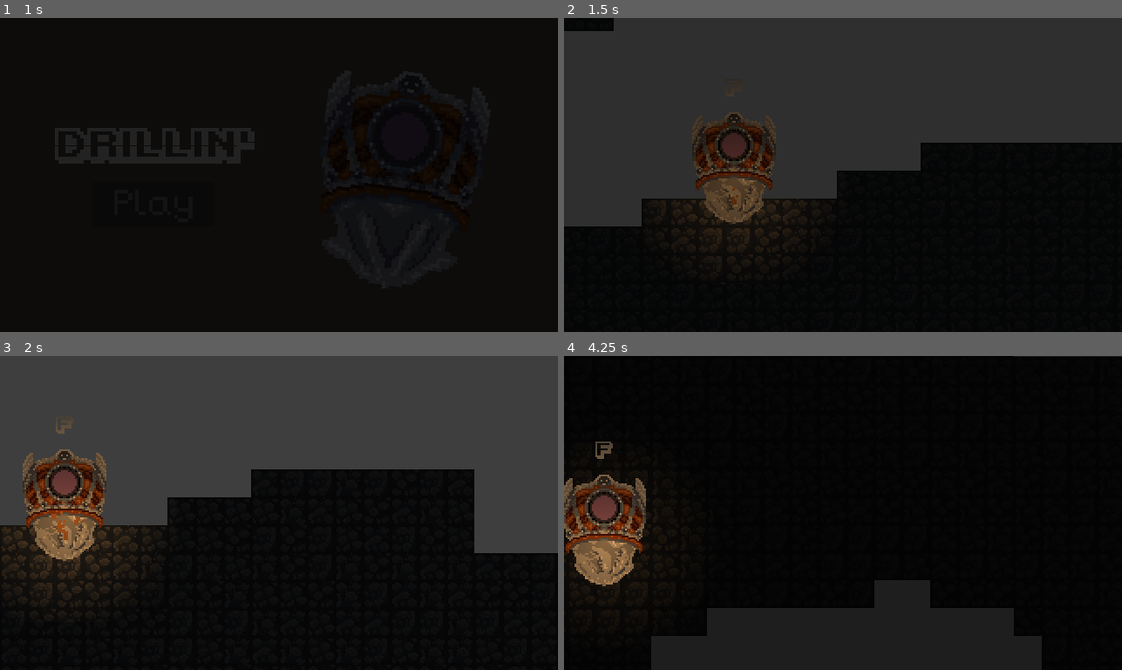
Above: before the commit, frames 1-4 (two rows, left to right).
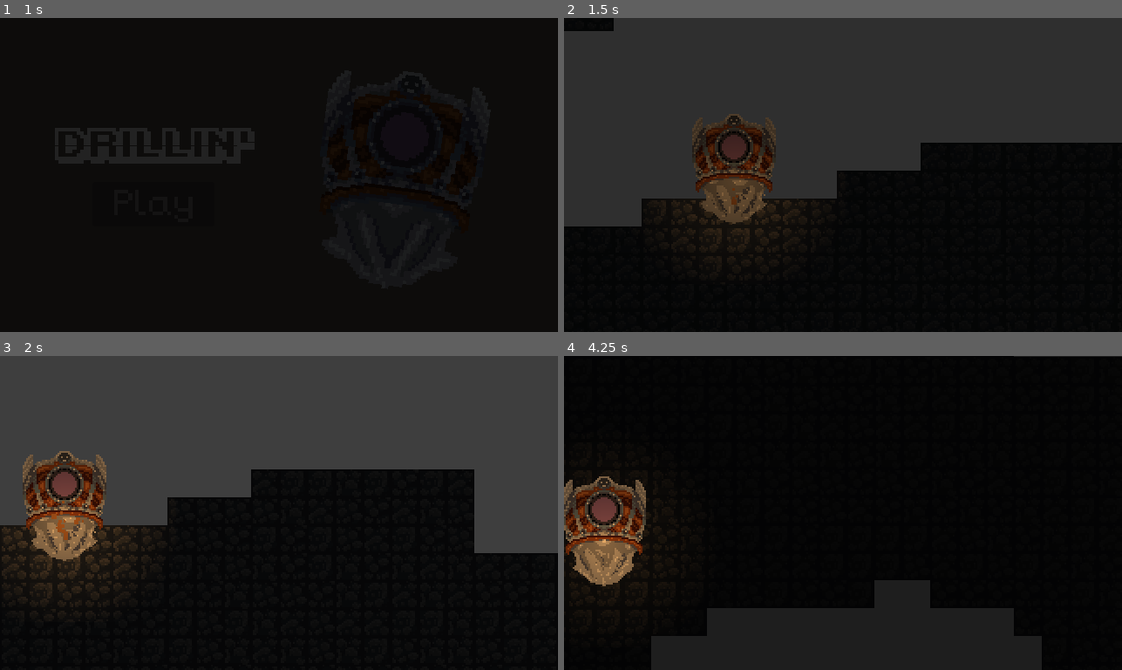
Above: after the commit, the same moments.

Repository: AmazinAxel/drillin
Game: Godot game, scene res://scenes/UI/PlayUI.tscn
The game is run twice, just before and just after one commit, with the same random seed, the same clock (stepped at 60 frames per second) and the same inputs.
Inputs (mouse positions are in pixels of both pictures, inside the frame that each line leads up to):
- Up to frame 1 (1 s): click "Play" at 0.5 s
- Up to frame 2 (1.5 s): move the mouse to (965, 159) at 1.27 s; hold D (right) from 1.28 s (still down); tap F (interact) at 1.35 s
- Up to frame 3 (2 s): keep holding D (right)
- Up to frame 4 (4.25 s): move the mouse to (731, 528) at 2.02 s; release D (right) at 2.03 s; hold A (left) 2.03-2.75 s; click (731, 528) at 2.1 s; tap F (interact) at 2.3, 3.6 s; click "Continue" at 2.75 s; move the mouse to (898, 443) at 3.52 s; hold D (right) from 3.53 s (still down)

Frame 1 is identical in both runs. In frame 2, 1.4% of the frame differs, in the area x 22-38%, y 30-64%; in frame 3, 2.2%; in frame 4, 2.3%, in the area x 0-15%, y 27-73%.

Commit message:
feat: drill improvements

Diff:
--- a/scenes/Drilla/drillMenu.gd
+++ b/scenes/Drilla/drillMenu.gd
@@ -11,21 +11,22 @@
 var speed_tween: Tween
 var trigger_distance := 50.0
 var started = false
+var show_gui_blocked = false
 
 func _ready() -> void:
 	print(gui)
 	print(area)
 	print(player)
-	play("default")
+	stop()
 
 func _process(delta: float) -> void:
 	if not player:
 		return
 	var dist = global_position.distance_to(player.global_position)
 
-	if dist < trigger_distance:
+	if dist < trigger_distance and not started and not show_gui_blocked:
 		gui.visible = true
-		if Input.is_action_just_pressed("interact") and not started:
+		if Input.is_action_just_pressed("interact"):
 			started = true
 			gui.visible = false
 			start_drill_sequence()
@@ -35,11 +36,13 @@
 	gui.scale.x = abs(gui.scale.x) * sign(scale.x)
 
 func start_drill_sequence():
+	play("default")
+
 	var camera = get_tree().get_first_node_in_group("player").get_node("Camera2D")
 	var player_node = get_tree().get_first_node_in_group("player")
 
 	player_node.set_physics_process(false)
-	player_node.visible = false  # hide player
+	player_node.visible = false
 
 	darkness_overlay = ColorRect.new()
 	darkness_overlay.color = Color(0, 0, 0, 0)
@@ -118,8 +121,18 @@
 	particles.process_material = material
 	add_child(particles)
 
+func ease_in_out_custom(t: float) -> float:
+	# Spends more time easing in, peaks around t=0.4, then eases out
+	if t < 0.4:
+		# Ease in (quadratic)
+		var normalized = t / 0.4
+		return normalized * normalized
+	else:
+		# Ease out (quadratic)
+		var normalized = (t - 0.4) / 0.6
+		return 1.0 - (normalized * normalized)
+
 func stop_drill():
-	# Kill the long running tweens first
 	if drill_move_tween:
 		drill_move_tween.kill()
 	if player_move_tween:
@@ -130,37 +143,42 @@
 	var camera = get_tree().get_first_node_in_group("player").get_node("Camera2D")
 	var player_node = get_tree().get_first_node_in_group("player")
 
-	# Stop shaking but remember where we are
 	is_shaking = false
-	camera.offset = camera_base_offset  # lock at current base
-
-	# Do everything at once - fade shop, move down, remove particles
+	camera.offset = camera_base_offset
+
 	var shop_layer = get_tree().current_scene.get_node_or_null("ShopLayer")
 	if shop_layer and shop_layer.get_child_count() > 0:
 		var shop = shop_layer.get_child(0)
 		var fade_tween = create_tween()
 		fade_tween.tween_property(shop, "modulate:a", 0.0, 0.5)
-		# Don't await - let it run alongside everything else
 		fade_tween.tween_callback(shop_layer.queue_free)
 
-	# Remove particles
 	var particles = get_node_or_null("DrillParticles")
 	if particles:
 		particles.emitting = false
-		# Clean up later, don't wait
 		get_tree().create_timer(1.0).timeout.connect(func():
 			if particles and is_instance_valid(particles):
 				particles.queue_free()
 		)
 
-	# Lerp drill and player down to y=700 simultaneously
+	# Custom eased animation speed: ramps up gradually then slows down
+	var min_speed = 0.3
+	var max_speed = 3.0
+	var duration = 3.5
+	var anim_speed_tween = create_tween()
+	anim_speed_tween.tween_method(func(t: float):
+		var eased = ease_in_out_custom(t)
+		speed_scale = lerp(min_speed, max_speed, eased)
+	, 0.0, 1.0, duration)
+
 	var final_tween = create_tween()
 	final_tween.set_parallel(true)
 	final_tween.tween_property(self, "global_position:y", 700.0, 3.5).set_ease(Tween.EASE_IN_OUT).set_trans(Tween.TRANS_QUAD)
 	final_tween.tween_property(player_node, "global_position:y", 700.0, 3.7).set_ease(Tween.EASE_IN_OUT).set_trans(Tween.TRANS_QUAD)
 	await final_tween.finished
 
-	# Fade out darkness
+	stop()
+
 	if darkness_overlay:
 		var dark_tween = create_tween()
 		dark_tween.tween_property(darkness_overlay, "color:a", 0.0, 0.5)
@@ -168,7 +186,6 @@
 		darkness_overlay.queue_free()
 		darkness_overlay = null
 
-	# Smoothly animate camera back to center
 	var return_tween = create_tween()
 	return_tween.set_parallel(true)
 	return_tween.tween_property(camera, "offset", Vector2.ZERO, 1.0).set_ease(Tween.EASE_IN_OUT).set_trans(Tween.TRANS_QUAD)
@@ -176,8 +193,11 @@
 	await return_tween.finished
 
 	camera_base_offset = Vector2.ZERO
-	player_node.visible = true  # show player
+	player_node.visible = true
 	player_node.set_physics_process(true)
 	z_index = 0
 	speed_scale = 1.0
+	show_gui_blocked = true
 	started = false
+	await get_tree().create_timer(1.0).timeout
+	show_gui_blocked = false
